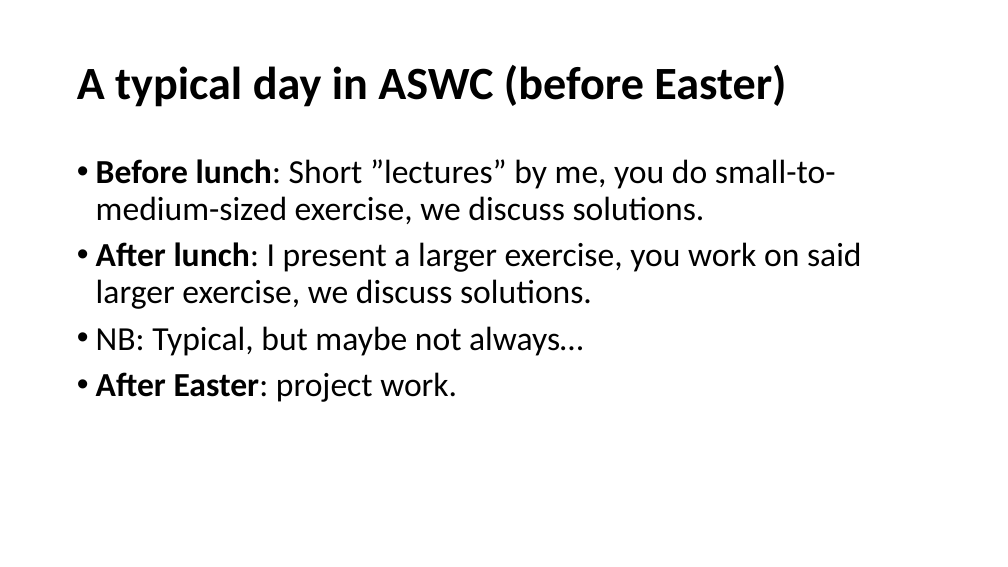
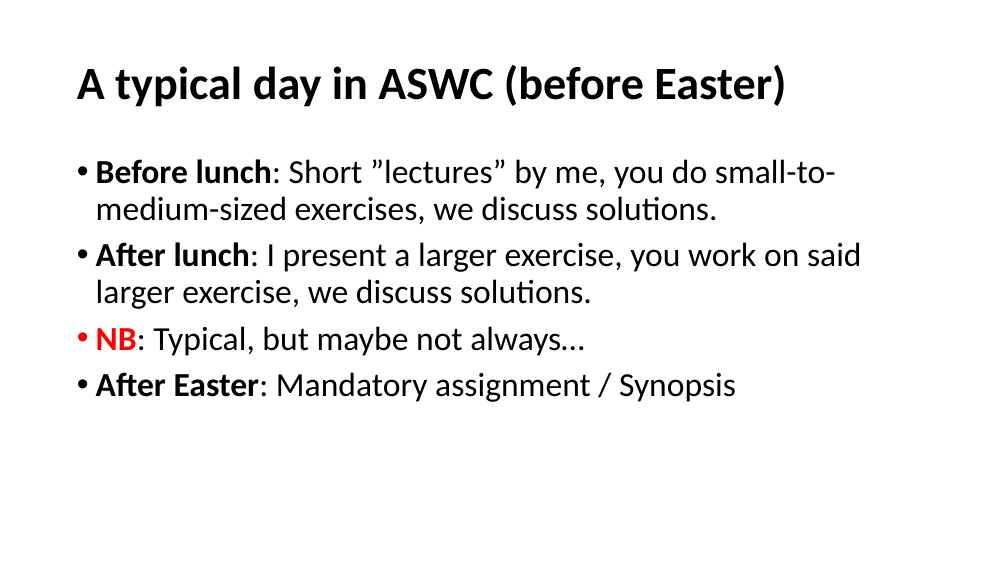
Before and after one commit to perl-easj/OOProg, a slide deck: slide 66 of ASWC/Presentations/ASWC_Day0_Intro.pptx (slide 64 before the commit). Drawn at 1008x567 pixels with LibreOffice and Linux fonts; fonts in the diff are those of the drawing. Boxes give left, top, right and bottom in pixels: in the first picture for what was removed or moved away, otherwise in the second. Text is boxed around its words. In the diff, an @@ line names an element or a change of style, - is before the commit and + after.

Commit message:
Updated materials for ASWC Day 0
Final updates to presentations, added ASWCClassroom project.

```diff
--- a/ASWC/Presentations/ASWC_Day0_Intro.pptx
+++ b/ASWC/Presentations/ASWC_Day0_Intro.pptx
@@ text at (96,159,836,224): text changed @@
-• Before lunch: Short ”lectures” by me, you do small-to-medium-sized exercise, we discuss solutions.
+• Before lunch: Short ”lectures” by me, you do small-to-medium-sized exercises, we discuss solutions.
@@ text at (96,326,584,356): text colour #000000 to #FF0000, bold on in "NB:" @@
@@ text at (96,372,736,402): text changed @@
-• After Easter: project work.
+• After Easter: Mandatory assignment / Synopsis
```
Also in this commit, not shown: 10 other slides changed, 3 slides added, 25 other files.
